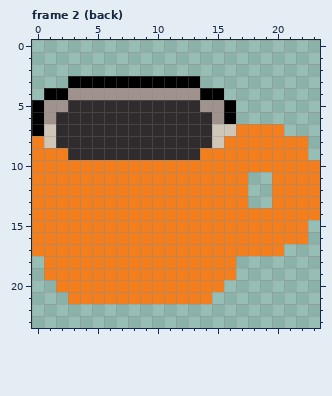
Pixel-art file: res/ase/big_cup.aseprite. Above, as it was before the edit.
24x24 pixels, 2 frames. Shown: frame 2 (back).
New version:
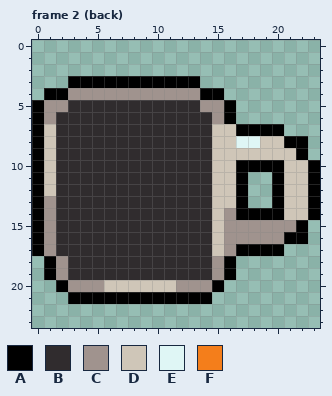
Palette (. is transparent): A #000000  B #302c2e  C #a0938e  D #cfc6b8  E #dff6f5  F #f47e1b
Change:
Changed rows in their new state; - is an unchanged pixel.
Frame 2 (back), layer "Layer 1":
first column x 0:
 7 -----------------AAAA---
 8 A---------------DEEDDAA-
 9 ADB-----------BDDDDDDDA-
10 ADBBBBBBBBBBBBBDDAAAADDA
11 ADBBBBBBBBBBBBBDDA--ADDA
12 ADBBBBBBBBBBBBBDDA--ADDA
13 ACBBBBBBBBBBBBBDDA--ADDA
14 ACBBBBBBBBBBBBBDCAAAADDA
15 ACBBBBBBBBBBBBBDCCCCCCA-
16 ACBBBBBBBBBBBBBDCCCCCAA-
17 ACBBBBBBBBBBBBBDCAAAA---
18 -ACBBBBBBBBBBBBCA-------
19 -ACBBBBBBBBBBBBCA-------
20 --ACCCDDDDDDCCCA--------
21 ---AAAAAAAAAAAA---------
